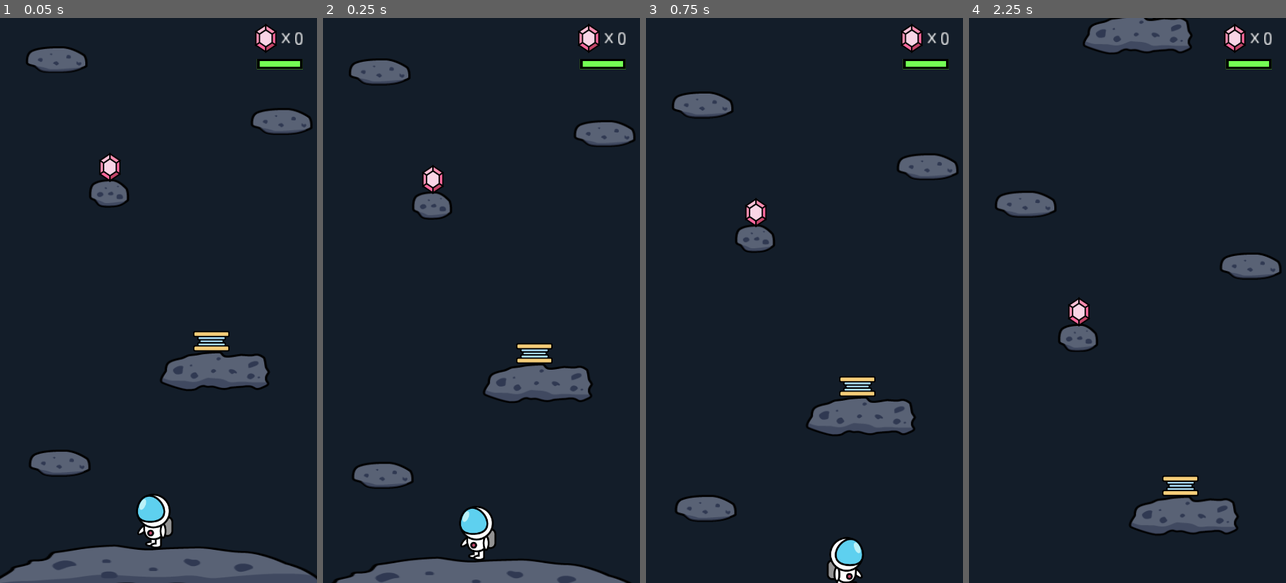
Above: before the commit, frames 1-4 (left to right).
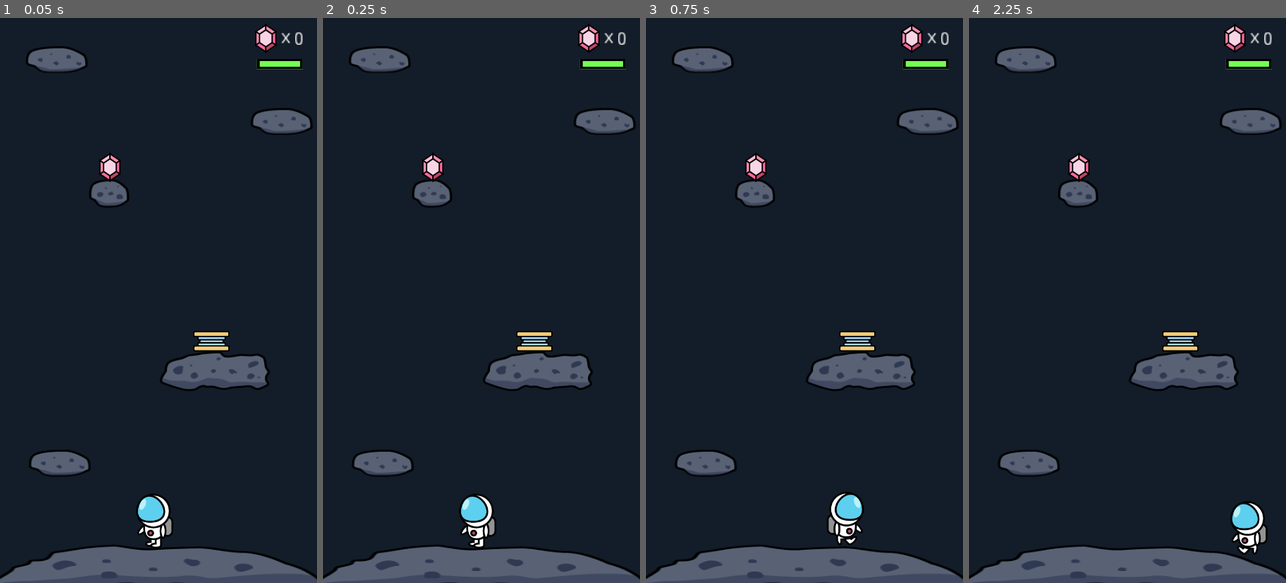
Above: after the commit, the same moments.

Repository: anyu/space-escape
Game: Godot game, scene res://scenes/World.tscn
Two runs of this game, one before a commit and one after it. Both use one fixed random seed, a clock stepped at 60 frames per second and the inputs below.
Inputs:
- Up to frame 1 (0.05 s): no input
- Up to frame 2 (0.25 s): no input
- Up to frame 3 (0.75 s): hold D (move_right) from 0.53 s (still down)
- Up to frame 4 (2.25 s): tap Space (jump) at 0.77, 1.52 s; release D (move_right) at 2.03 s; hold A (move_left) from 2.03 s (still down)

Frame 1 is identical in both runs. In frame 2, 10% of the frame differs, in the area x 0-100%, y 5-100%; in frame 3, 16%; in frame 4, 17%, in the area x 0-100%, y 0-100%.

Commit message:
delay camera start

Diff:
--- a/scenes/World.tscn
+++ b/scenes/World.tscn
@@ -59,7 +59,7 @@
 laser_scene = ExtResource( 14 )
 
 [node name="Camera2D" type="Camera2D" parent="."]
-position = Vector2( -136, 10 )
+position = Vector2( 4, 2 )
 anchor_mode = 0
 current = true
 limit_left = 0
--- a/scripts/Camera2D.gd
+++ b/scripts/Camera2D.gd
@@ -2,6 +2,10 @@
 
 
 var MOVE_SPEED = 150
+var STARTING_POSITION = 400
+
+func _ready():
+	position.y = STARTING_POSITION
 
 func _process(delta):
 	position.y -= MOVE_SPEED * delta
Not shown, changed: .gitignore
